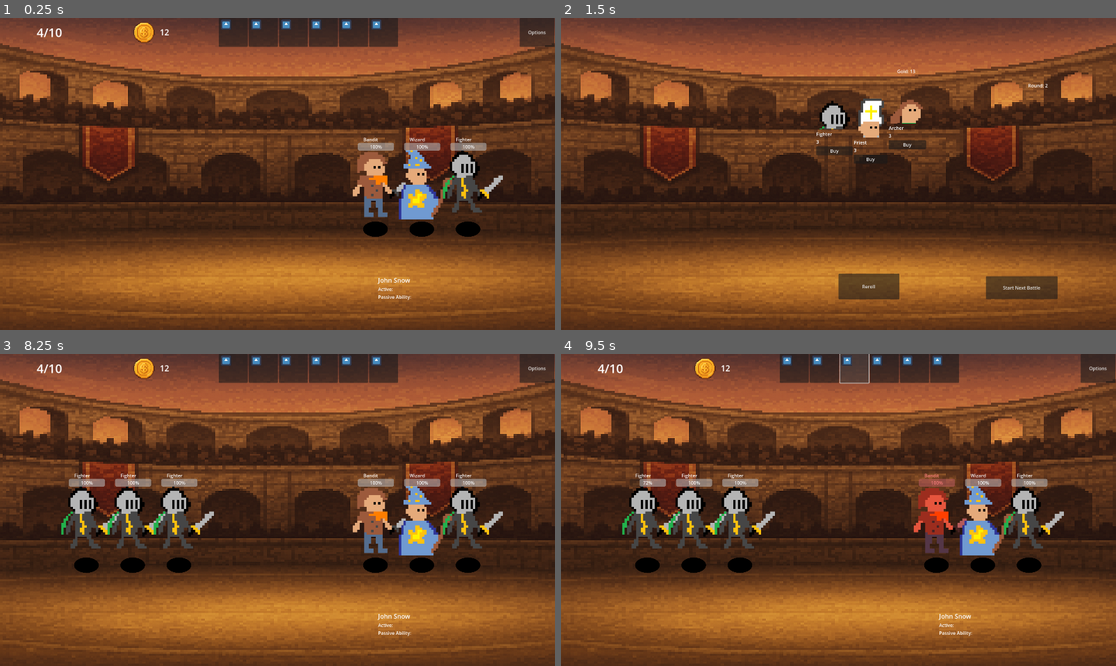
Above: before the commit, frames 1-4 (two rows, left to right).
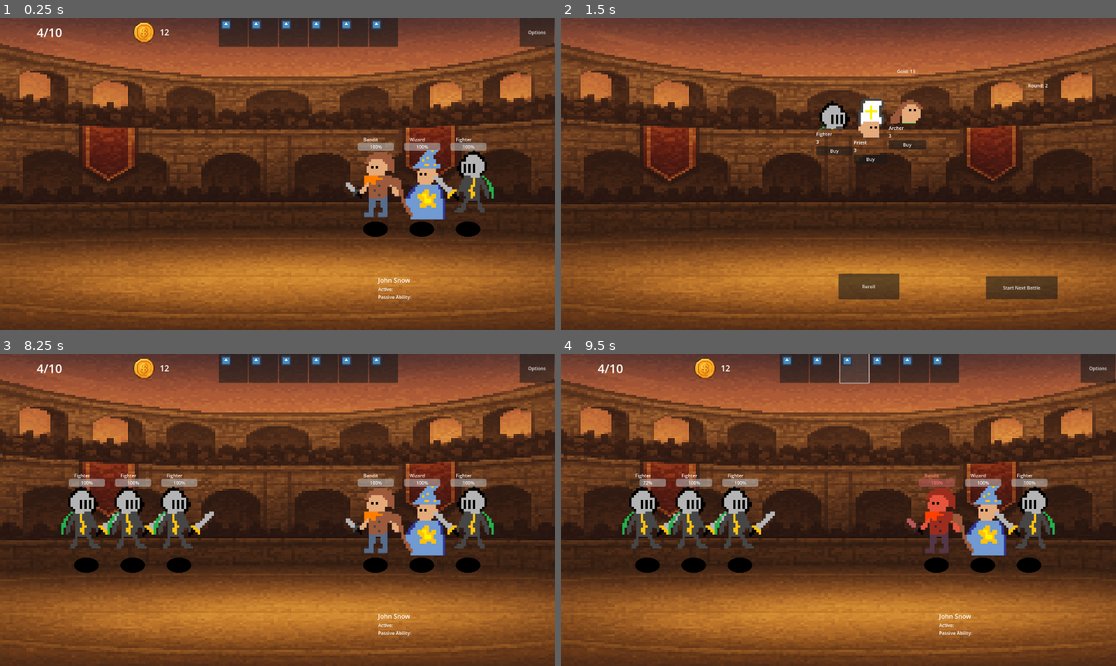
Above: after the commit, the same moments.

Repository: klaswell16/auto_battler
Game: Godot game, scene res://scenes/battle_scene.tscn
Same seed, same stepped clock (60 frames per second), same inputs: the game is played once before the commit and once after it. The engine's default icon, where the game draws it, is replaced by a stand-in: a white triangle on a blue panel in a dark square.
Inputs (mouse positions are in pixels of both pictures, inside the frame that each line leads up to):
- Up to frame 1 (0.25 s): no input
- Up to frame 2 (1.5 s): click (794, 33) at 0.5 s; click (821, 33) at 1.25 s
- Up to frame 3 (8.25 s): click "Start Next Battle" at 2 s; click "Start Next Battle" at 2.75 s; click "Buy" at 3.5 s; click "Reroll" at 4.25 s; click "Buy" at 5 s; click "Reroll" at 5.75 s; click "Buy" at 6.5 s; click "Reroll" at 7.25 s; click "Start Next Battle" at 8 s
- Up to frame 4 (9.5 s): click (855, 369) at 8.75 s

The runs differ from the first frame. In frame 1, 3.1% of the frame differs, in the area x 62-91%, y 42-65%; in frame 2, nothing differs; in frame 3, 3.1%; in frame 4, 3.1%.

Commit message:
Add audio for attacking

Diff:
--- a/scenes/champion.tscn
+++ b/scenes/champion.tscn
@@ -1,11 +1,15 @@
-[gd_scene load_steps=4 format=3 uid="uid://saw74vbb4ev1"]
+[gd_scene load_steps=7 format=3 uid="uid://saw74vbb4ev1"]
 
 [ext_resource type="Script" uid="uid://d4h5nffqxeet3" path="res://scripts/champion.gd" id="1_7udgm"]
 [ext_resource type="Texture2D" uid="uid://bofw1u406nhk8" path="res://icon.svg" id="2_jtx5s"]
+[ext_resource type="AudioStream" uid="uid://bfse0w103qph4" path="res://sounds/explosion(1).wav" id="2_ro84m"]
 [ext_resource type="Texture2D" uid="uid://bpvpsugtncc36" path="res://sprites/2ab8a03991960ca7f8abc6f0f9e6afdd-silueta-elipse-1510072808.png" id="3_gjgd2"]
+[ext_resource type="AudioStream" uid="uid://6w0i2k334keq" path="res://sounds/explosion.wav" id="3_x6koh"]
+[ext_resource type="AudioStream" uid="uid://djx5htgmr7k4e" path="res://sounds/hitHurt.wav" id="4_5ykqi"]
 
 [node name="Champion" type="Node2D"]
 script = ExtResource("1_7udgm")
+attack_sounds = Array[AudioStream]([ExtResource("2_ro84m"), ExtResource("3_x6koh"), ExtResource("4_5ykqi")])
 
 [node name="Body" type="Sprite2D" parent="."]
 position = Vector2(0, 145)
@@ -15,6 +19,9 @@
 position = Vector2(-0.99999994, 299)
 scale = Vector2(0.2, 0.2)
 texture = ExtResource("3_gjgd2")
+
+[node name="AttackPlayer" type="AudioStreamPlayer" parent="."]
+volume_db = -17.175
 
 [node name="UI" type="Node2D" parent="."]
 
--- a/scripts/champion.gd
+++ b/scripts/champion.gd
@@ -6,12 +6,15 @@
 @export var power := 8
 @export var armor := 2
 @export var speed :=1
+@export var attack_sounds: Array[AudioStream] = []
 
 var hp: int
 @onready var body_sprite: Sprite2D = $Body
 
 @onready var hp_bar: ProgressBar = $UI/HPBar
 @onready var name_label: Label = $UI/NameLabel
+@onready var attack_player: AudioStreamPlayer = $AttackPlayer
+
 
 func _ready() -> void:
 	hp = max_hp
@@ -24,6 +27,12 @@
 		hp_bar.value = hp
 	if is_instance_valid(name_label):
 		name_label.text = display_name
+
+func flip_sprite(is_enemy: bool) -> void:
+	if is_enemy:
+		body_sprite.flip_h = true
+	else:
+		body_sprite.flip_h = false
 
 # Called by ChampionSlot.place_champion
 func apply_data(d) -> void:
@@ -70,11 +79,20 @@
 func is_dead() -> bool:
 	return hp <= 0
 
+func _play_random_attack_sound() -> void:
+	if attack_sounds.is_empty() or attack_player == null:
+		return
+	var sfx := attack_sounds[randi() % attack_sounds.size()]
+	attack_player.stream = sfx
+	attack_player.play()
+
 func attack(target: Champion) -> void:
 	if target == null:
 		return
 	if is_dead() or target.is_dead():
 		return
+
+	_play_random_attack_sound()
 
 	# --- Lunge towards the target ---
 	var start_pos: Vector2 = global_position
--- a/scripts/champion_slot.gd
+++ b/scripts/champion_slot.gd
@@ -18,7 +18,13 @@
 	$Anchor.add_child(c)
 
 	if c.has_method("apply_data"):
-		c.apply_data(data)  # can be ChampionData or Dictionary
+		c.apply_data(data)
+
+	if is_in_enemy_row():
+		c.flip_sprite(true)
+	else:
+		c.flip_sprite(false)
+
 
 	champion = c
 
@@ -32,3 +38,6 @@
 	return champion != null \
 		and champion is Champion \
 		and not champion.is_dead()
+
+func is_in_enemy_row() -> bool:
+	return get_parent().name == "EnemyRow"
Not shown, added: sounds/explosion(1).wav.import
Not shown, added: sounds/explosion.wav.import
Not shown, added: sounds/hitHurt.wav.import
Not shown, added: sounds/explosion(1).wav
Not shown, added: sounds/explosion.wav
Not shown, added: sounds/hitHurt.wav
